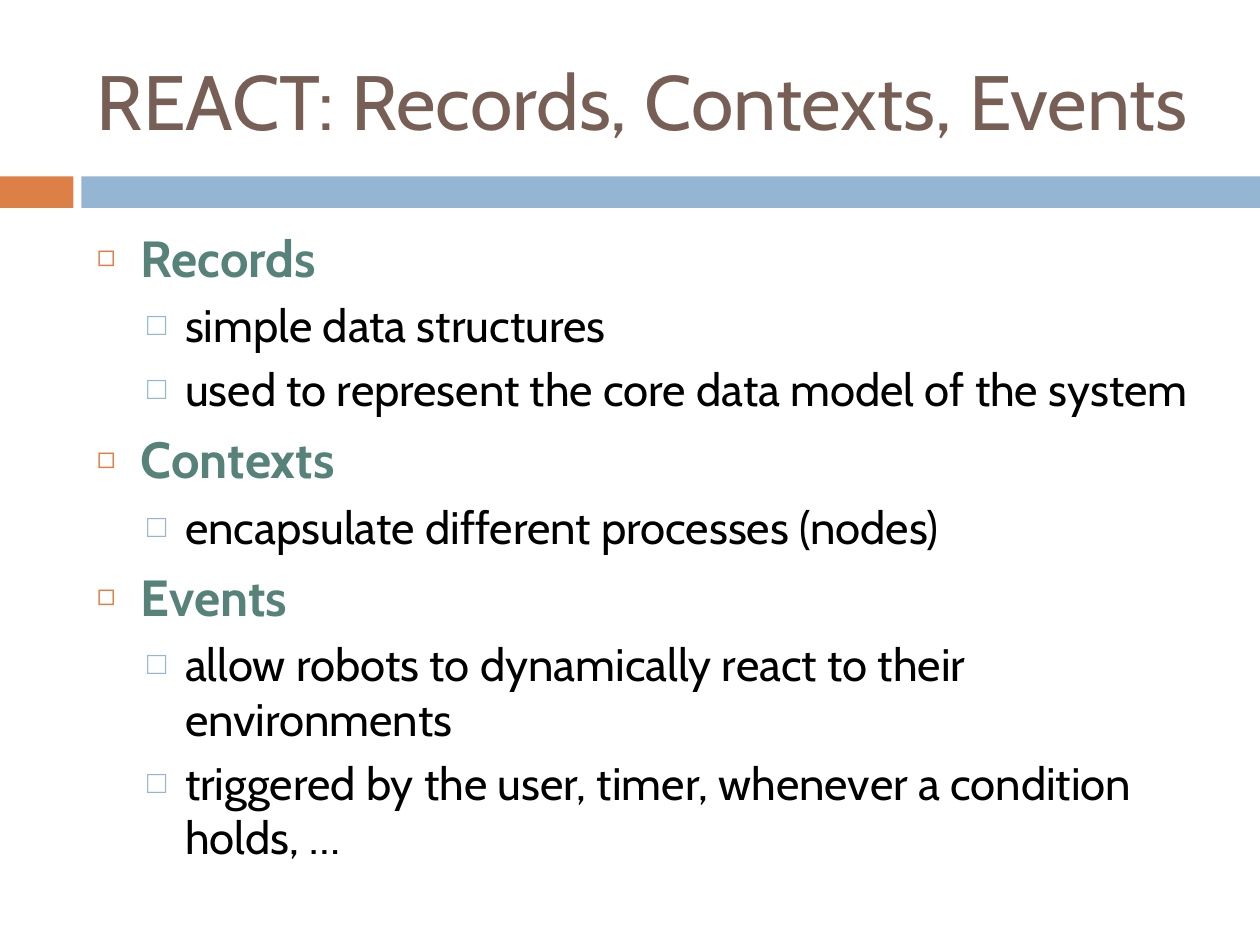
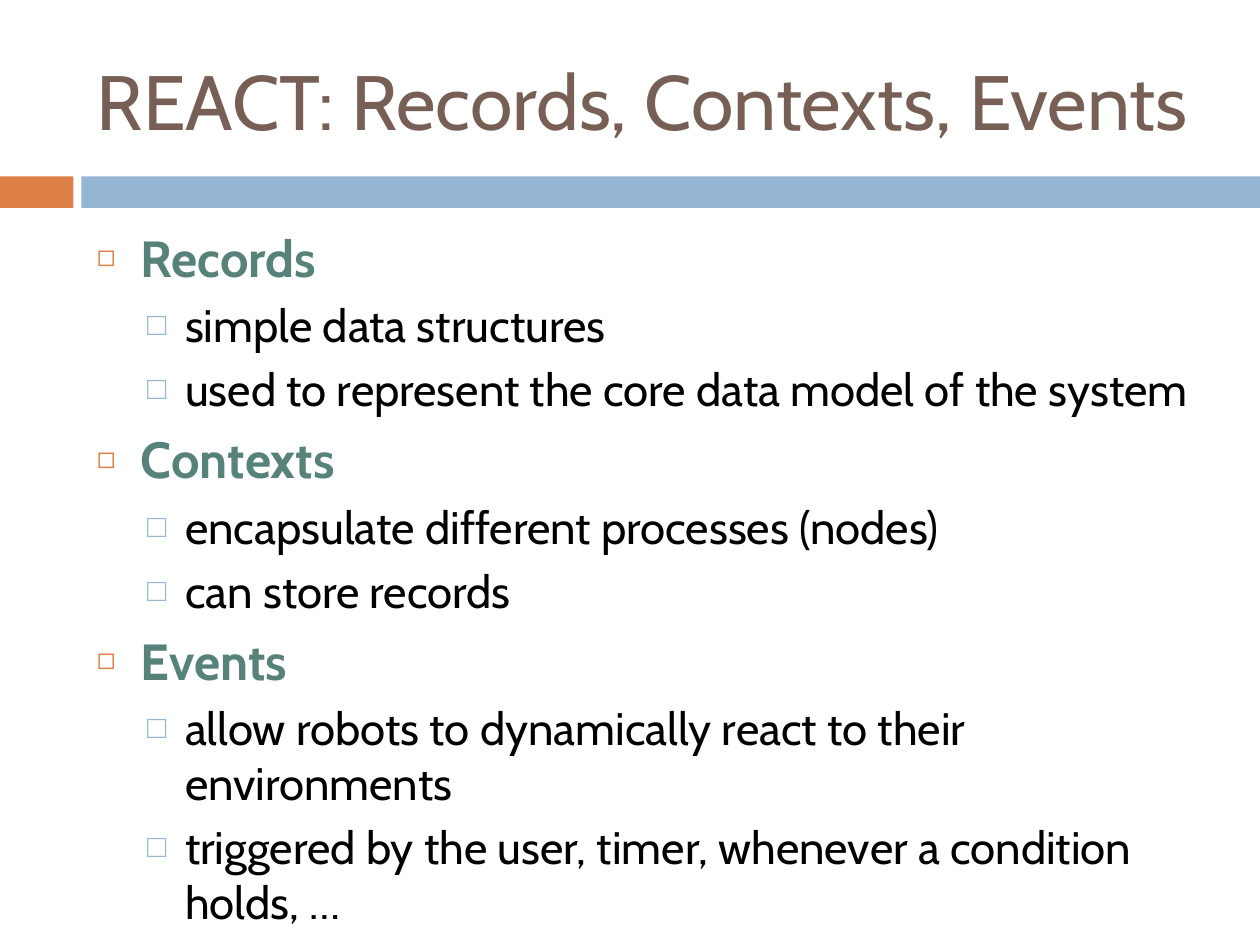
Before and after one commit to webguru412/React-Robots, a slide deck: slide 5 of talks/ppr-13-11-25.pptx. Drawn at 1260x945 pixels with LibreOffice and Linux fonts; fonts in the diff are those of the drawing. Boxes give left, top, right and bottom in pixels: in the first picture for what was removed or moved away, otherwise in the second. Text is boxed around its words. In the diff, an @@ line names an element or a change of style, - is before the commit and + after.

```diff
--- a/talks/ppr-13-11-25.pptx
+++ b/talks/ppr-13-11-25.pptx
@@ text at [185, 574, 511, 609]: paragraph added @@
+  □ can store records
```
Also in this commit, not shown: 4 other slides changed, 1 other file.
